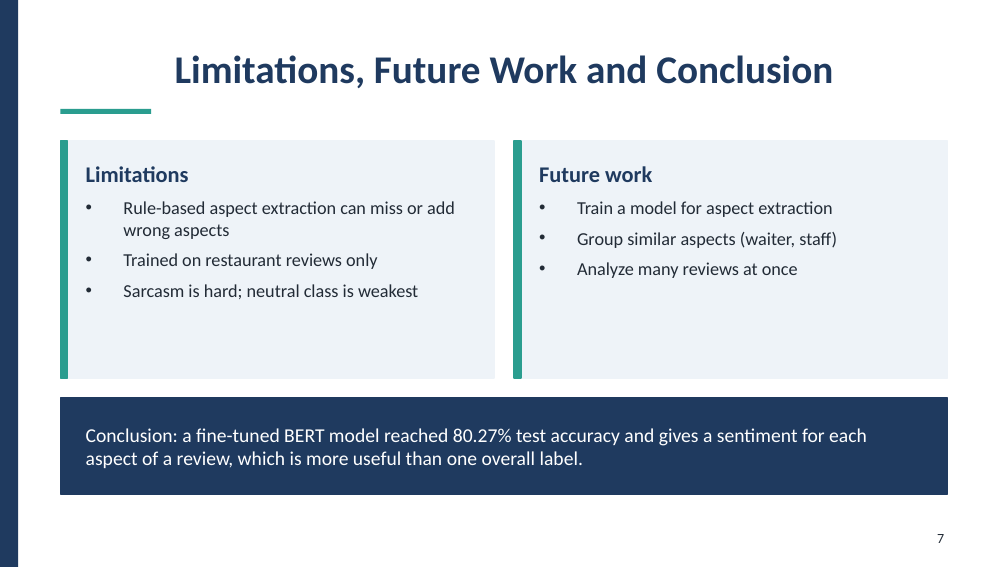
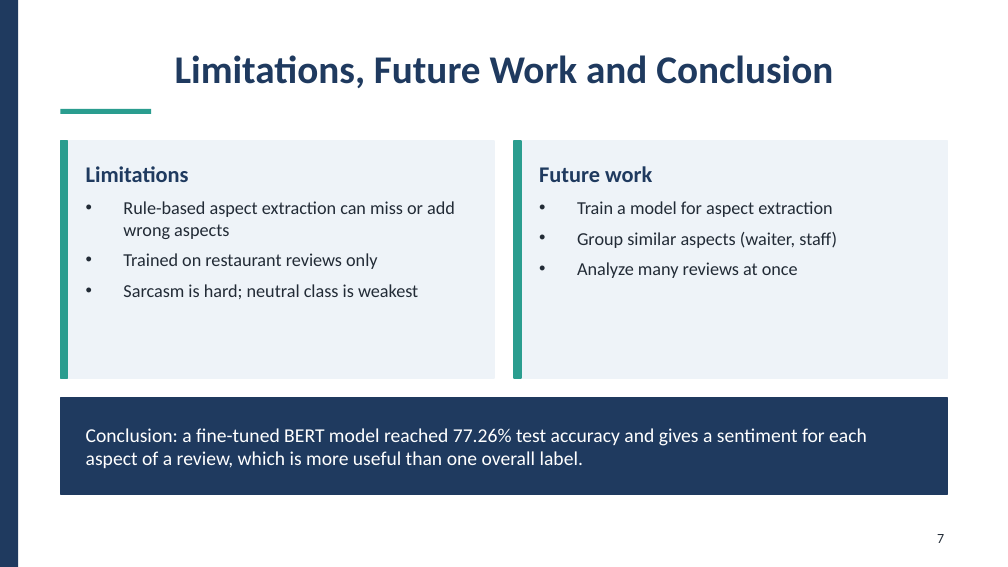
Before and after one commit to spiyush09/review_Aspect_Analyzer, a slide deck: slide 7 of doc/Review_Aspect_Analyzer.pptx. Drawn at 1008x567 pixels with LibreOffice and Linux fonts; fonts in the diff are those of the drawing. Boxes give left, top, right and bottom in pixels: in the first picture for what was removed or moved away, otherwise in the second. Text is boxed around its words. In the diff, an @@ line names an element or a change of style, - is before the commit and + after.

```diff
--- a/doc/Review_Aspect_Analyzer.pptx
+++ b/doc/Review_Aspect_Analyzer.pptx
@@ text at box(86, 428, 867, 468): text changed @@
-Conclusion: a fine-tuned BERT model reached 80.27% test accuracy and gives a sentiment for each aspect of a review, which is more useful than one overall label.
+Conclusion: a fine-tuned BERT model reached 77.26% test accuracy and gives a sentiment for each aspect of a review, which is more useful than one overall label.
```
Also in this commit, not shown: 1 other slide changed, 10 other files.
